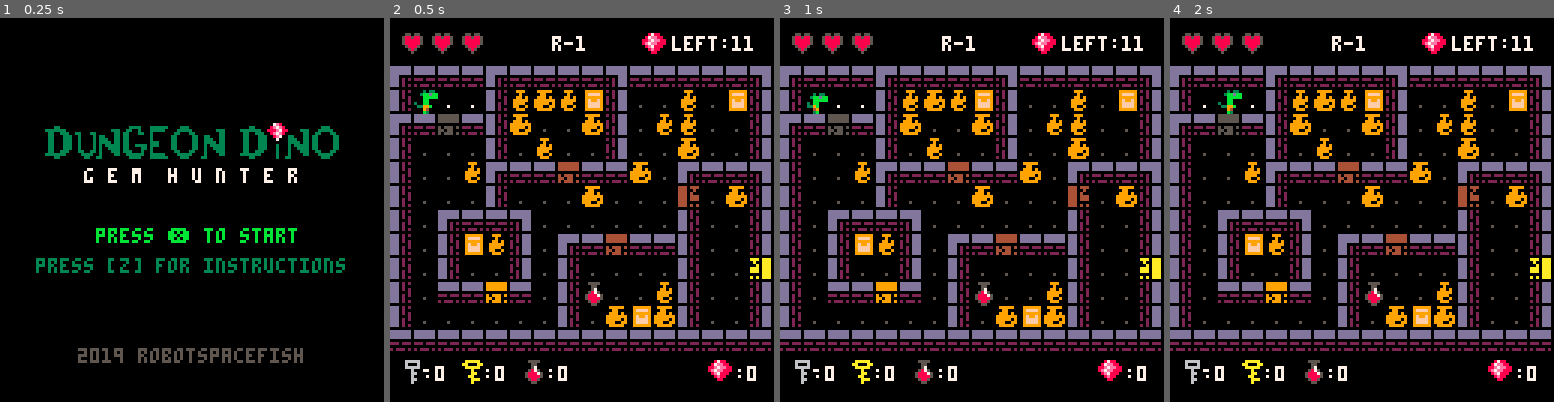
Above: before the commit, frames 1-4 (left to right).
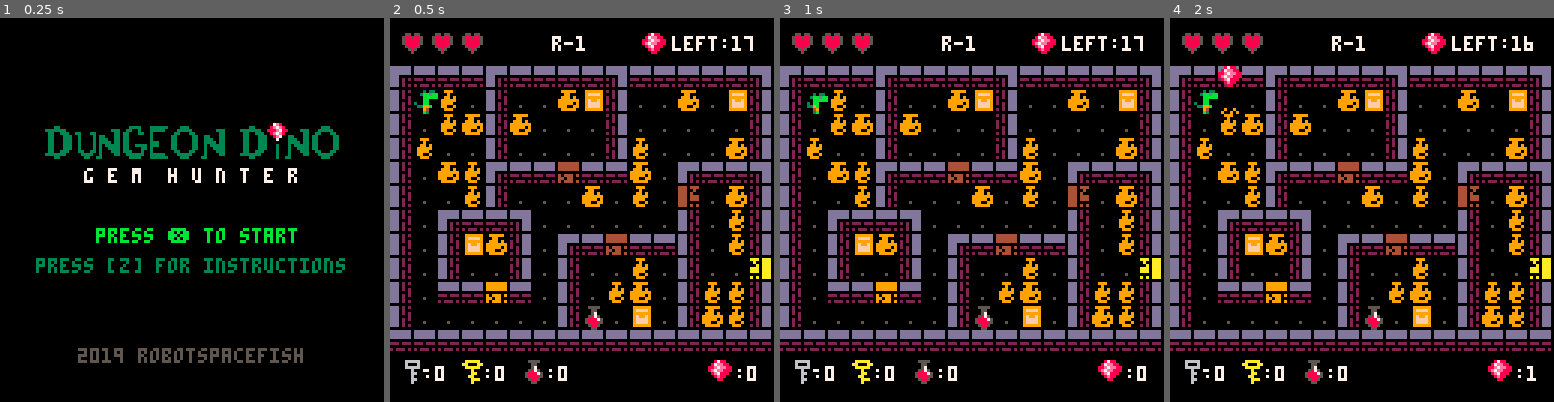
Above: after the commit, the same moments.

Repository: robotspacefish/dungeon_dino
Game: PICO-8 cartridge dungeon_dino.p8
Two runs of this game, one before a commit and one after it. Both use one fixed random seed, a clock stepped at 60 frames per second and the inputs below.
Inputs:
- Up to frame 1 (0.25 s): no input
- Up to frame 2 (0.5 s): tap X (X key) at 0.33 s
- Up to frame 3 (1 s): tap O (Z key) at 0.7 s
- Up to frame 4 (2 s): tap X (X key) at 1.07, 1.85 s; hold Right from 1.6 s (still down); tap O (Z key) at 1.7 s

Frame 1 is identical in both runs. In frame 2, 5.8% of the frame differs, in the area x 2-95%, y 4-82%; in frame 3, 5.8%; in frame 4, 6.3%, in the area x 2-96%, y 4-94%.

Commit message:
remove crumbled doors

Diff:
--- a/dungeon_dino.p8
+++ b/dungeon_dino.p8
@@ -368,15 +368,16 @@
 			can_walk=has_flag(mget(nx,ny),0)
 			if can_walk then
 				local next_tile=mget(nx,ny)
-					--crumble entrance door
-				if last_tile==220 and (next_tile==no_vase_flr_tile_spr or next_tile==sm_vase_spr[4]) then --todo better method than this
-					mset(self.x,self.y,219)
-					last_tile=nil
-				end
 				sfx(11)
 				obstacle_counter=0
 				self.x=nx
 				self.y=ny
+
+				if mget(self.x,self.y) == heal_spr then
+					player:heal(true)
+					mset(self.x,self.y,floor_spr[1])
+						-- del(game_objects, obj)
+				end
 			end -- if can_walk
 
 			if current_room.gems_collected==current_room.min_gems_needed then self.master_key=1 end
@@ -939,18 +940,18 @@
 __map__
 0000000000000000000000000000000009090000000000000000000000000000000000000000000000000000000000000000000000000000000000000000000000000000000000000000000000000000000000000000000000000000000000000000000000000000000000000000000000000000000000000000000000000000
 0000000000000000000000000000000009090000000000000000000000000000000000000000000000000000000000000000000000000000000000000000000000000000000000000000000000000000000000000000000000000000000000000000000000000000000000000000000000000000000000000000000000000000
-e4d3d3d3e4d3d3d3d3e3d3d3d3d3d3e3e4d3d3d3d3d3d3d3d3d3d3d3d3dfd3e3e4d3d3d3d3d3e3d3d3d3d3d3d3d3d3e3e4dbd3d3d3e4d3d3d3d3d3e3d3d3d3e3e4d3d3d3d3d3d3d3d3d3d3d3d3d3d3e3e4d3d3d3d3d3d3d3d3d3d3d3d3d3d3e30000000000000000000000000000000000000000000000000000000000000000
-d1e0e0e0d1c0c0c071d2c0c0c0c071d2d1d0d0d0d0d0d0d0d0d0d0d0d0d0d0d2d171c0c0c0d0cdd0d0d0d0d0d0d0c0d2d1d0d0d0d0d1d0d0d0d0d0ced0d0d0d2d1c0c0d0c0c0c0c0c0c0c0c0c0c0c0d2d1c0c0c0c0c0c0c0c0c0c0c0c0c0c0d20000000000000000000000000000000000000000000000000000000000000000
-e4d3dcd3d1c0c0c0c0d2c0c0c0c0c0d2d1dee3d0c0c0c0c0c0c0c0e4d3ddd3e3e4d3d3e3c0c0e4d3d3d3d3d3e3d0c0d2d1d0d0d0d0d171c1c1c1d0d2d0d0d0d2d1c0c0c0c0c0c0c0c0c0c0c0c0c0c0d2d1c0c0c0c0c0c0c0c0c0c0c0c0c0c0d20000000000000000000000000000000000000000000000000000000000000000
+e4d3d3d3e4d3d3d3d3e3d3d3d3d3d3e3e4d3d3d3d3d3d3d3d3d3d3d3d3dfd3e3e4d3d3d3d3d3e3d3d3d3d3d3d3dcd3e3e4d3d3d3d3e4d3d3d3d3d3e3d3d3d3e3e4d3d3d3d3d3d3d3d3d3d3d3d3d3d3e3e4d3d3d3d3d3d3d3d3d3d3d3d3d3d3e30000000000000000000000000000000000000000000000000000000000000000
+d1c0c0c0d1c0c0c071d2c0c0c0c071d2d1d0d0d0d0d0d0d0d0d0d0d0d0d0d0d2d171c0c0c0d0cdd0d0d0d0d0d0c0c0d2d1d0d0d0d0d1d0d0d0d0d0ced0d0d0d2d1c0c0d0c0c0c0c0c0c0c0c0c0c0c0d2d1c0c0c0c0c0c0c0c0c0c0c0c0c0c0d20000000000000000000000000000000000000000000000000000000000000000
+d1c0c0c0d1c0c0c0c0d2c0c0c0c0c0d2d1dee3d0c0c0c0c0c0c0c0e4d3ddd3e3e4d3d3e3c0c0e4d3d3d3d3d3e3d0c0d2d1d0d0d0d0d171c1c1c1d0d2d0d0d0d2d1c0c0c0c0c0c0c0c0c0c0c0c0c0c0d2d1c0c0c0c0c0c0c0c0c0c0c0c0c0c0d20000000000000000000000000000000000000000000000000000000000000000
 d1c0d0c0d1c0c0d0c0d2c0c0c0c0c0d2d1d0d2d0c0c0c0c0c0c0c0d1c0d0c0d2d1c0c0cdd0d0fed0c071c0d0cdd0c0d2d1d0d0d0d0d3d3d3dfd3d3d3d0d0d0d2d1c0c0c0c0c0c0c0c0c0c0c0c0c0c0d2d1c0c0c0c0c0c0c0c0c0c0c0c0c0c0d20000000000000000000000000000000000000000000000000000000000000000
-d1d0d0c0e4d3d3ddd3d3c0c0e4d3d3e3d171d2d0d0c0c0c0c0c0c0d1c0c0c0d2d1c0d0d2c0c0d1c0c0c0c0c0d2c071d2d1d0d0d0d0d0d0d0d0d0d0d0d0d0d0d2d1c0c0c0c0c0c0c0c0c0c0c0c0c0c0d2d1c0c0c0c0c0c0c0c0c0c0c0c0c0c0cf0000000000000000000000000000000000000000000000000000000000000000
-d1d0d0c0d1c0d0d0c0c0c0d0fdd0c0d2d1c3e2e4ddd3d3e4d3d3d3d1c0c0c0d2e4d3dee3c0c0e4d3d3d3d3d3d3d3d3e3d1d0d0d0d0d0d0d0d0d0d0d0d0d0d0d2d1c0c0c0c0c0c0c0c0c0c0c0c0c0c0d2d1d0c0c0c0c0c0c0c0c0c0c0c0c0c0d20000000000000000000000000000000000000000000000000000000000000000
-d1d0e4d3d3e3d0d0d0d0d0d0d1d0c0d2d1e071d1d0c0d0fdd0c071d171d0c0d2d1c0c0d2c0d0cdd0c0c0c0c0c0c0c0d2d1d0d0d0d0d0d0d0d0d0d0d0d0d0d0d2d1c0c0c0c0c0c0c0c0c0c0c0c0c0c0d2d1c0c0c0c0c0c0c0c0c0c0c0c0c0c0d20000000000000000000000000000000000000000000000000000000000000000
-d1d0d171c0d2d0e4d3ddd3d3d1d0c0d2d1e0e0d1d0c0c0d1c0c0c0e4d3ddd3e3d171d0d2c0c0d3d3d3d3d3e3c0c0c0d2d1d0d0d0d0d0d0d0d0d0d0d0d0d0d0d2ffc0c0c0c0c0c0c0c0c0c0c0c0c0c0d2d1c0c0c0c0c0c0c0c0c0c0c0c0c0c0d20000000000000000000000000000000000000000000000000000000000000000
-d1d0d1c0d0d2d0d1c0d0c0c0d1d0d0cfd1e0e0d1d0c071d1c0c0d0fdd0d0c0d2e4d3dce3c0c0c0c0c0c071d2c0c0c0d2d1d0d0d0d0d0d0d0d0d0d0d0d0d0d0d2d1c0c0c0c0c0c0c0c0c0c0c0c0c0c0d2d1c0c0c0c0c0c0c0c0c0c0c0c0c0c0d20000000000000000000000000000000000000000000000000000000000000000
-d1d0d3d3ded3d0d1c0c0c0c0d1c0c0d2e4dcd3d3ded3d3d3d3d3d3d3c0c0c0d2d1e0e0d2d3d3d3d3d3d3d3d3c0c0c0d2d1c0c0c0c0c0c0d0d0d0c0c0c0c0c0d2d1c0c0c0c0c0c0c0c0c0c0c0c0c0c0d2d1c0c0c0c0c0c0c0c0c0c0c0c0c0c0d20000000000000000000000000000000000000000000000000000000000000000
-d1d0d0d0d0d0d0d1c0c071c0d1c0c0d2d1d0d0d0d0d0d0d0d0d0d0d0c0c0c0d2d1e0e0d271c0c0c0c0c0c0c0c0c0c0d2d1c0c0c0c0c0c0c0c0c0c0c0c0c0c0d2d1c0c0c0c0c0c0c0c0c0c0c0c0c0c0d2d1c0c0c0c0c0c0c0c0c0c0c0c0c0c0d20000000000000000000000000000000000000000000000000000000000000000
-d3d3d3d3d3d3d3d3d3d3d3d3d3d3d3d3d3d3d3d3d3d3d3d3d3d3d3d3d3d3d3d3d3d3d3d3d3d3d3d3d3d3d3dfd3d3d3d3d3d3d3d3d3d3d3d3d3d3d3d3d3d3d3d3d3d3d3d3d3d3d3d3d3d3d3d3d3d3d3d3d3d3d3d3d3d3d3d3d3d3d3d3d3d3d3d30000000000000000000000000000000000000000000000000000000000000000
+d1c0c0c0e4d3d3ddd3d3c0c0e4d3d3e3d171d2d0d0c0c0c0c0c0c0d1c0c0c0d2d1c0d0d2c0c0d1c0c0c0c0c0d2c071d2d1d0d0d0d0d0d0d0d0d0d0d0d0d0d0d2d1c0c0c0c0c0c0c0c0c0c0c0c0c0c0d2d1c0c0c0c0c0c0c0c0c0c0c0c0c0c0cf0000000000000000000000000000000000000000000000000000000000000000
+d1c0c0c0d1c0d0d0c0c0c0d0fdd0c0d2d1c3e2e4ddd3d3e4d3d3d3d1c0c0c0d2e4d3dee3c0c0e4d3d3d3d3d3d3d3d3e3d1d0d0d0d0d0d0d0d0d0d0d0d0d0d0d2d1c0c0c0c0c0c0c0c0c0c0c0c0c0c0d2d1d0c0c0c0c0c0c0c0c0c0c0c0c0c0d20000000000000000000000000000000000000000000000000000000000000000
+d1d0e4d3d3e3d0d0d0d0d0d0d1d0c0d2d1c071d1d0c0d0fdd0c071d171d0c0d2d1c0d0d2c0d0cdd0c0c0c0c0c0c0c0d2d1d0d0d0d0d0d0d0d0d0d0d0d0d0d0d2d1c0c0c0c0c0c0c0c0c0c0c0c0c0c0d2d1c0c0c0c0c0c0c0c0c0c0c0c0c0c0d20000000000000000000000000000000000000000000000000000000000000000
+d1d0d171c0d2d0e4d3ddd3d3d1d0c0d2d1c0c0d1d0c0c0d1c0c0c0e4d3ddd3e3d171d0d2c0c0d3d3d3d3d3e3c0c0c0d2d1d0d0d0d0d0d0d0d0d0d0d0d0d0d0d2ffc0c0c0c0c0c0c0c0c0c0c0c0c0c0d2d1c0c0c0c0c0c0c0c0c0c0c0c0c0c0d20000000000000000000000000000000000000000000000000000000000000000
+d1d0d1c0d0d2d0d1c0d0c0c0d1d0d0cffcd0c0d1d0c071d1c0c0d0fdd0d0c0d2e4d3dde3c0c0c0c0c0c071d2c0c0c0d2d1d0d0d0d0d0d0d0d0d0d0d0d0d0d0d2d1c0c0c0c0c0c0c0c0c0c0c0c0c0c0d2d1c0c0c0c0c0c0c0c0c0c0c0c0c0c0d20000000000000000000000000000000000000000000000000000000000000000
+d1d0d3d3ded3d0d1c0c0c0c0d1c0c0d2e4ded3d3ded3d3d3d3d3d3d3c0c0c0d2d1c0d0d2d3d3d3d3d3d3d3d3c0c0c0d2d1c0c0c0c0c0c0d0d0d0c0c0c0c0c0d2d1c0c0c0c0c0c0c0c0c0c0c0c0c0c0d2d1c0c0c0c0c0c0c0c0c0c0c0c0c0c0d20000000000000000000000000000000000000000000000000000000000000000
+d1d0d0d0d0d0d0d1c0c071c0d1c0c0d2d1d0d0d0d0d0d0d0d0d0d0d0c0c0c0d2d171c0d0d0d0d0d0d0d0c0c0c0c0c0d2d1c0c0c0c0c0c0c0c0c0c0c0c0c0c0d2d1c0c0c0c0c0c0c0c0c0c0c0c0c0c0d2d1c0c0c0c0c0c0c0c0c0c0c0c0c0c0d20000000000000000000000000000000000000000000000000000000000000000
+d3d3d3d3d3d3d3d3d3d3d3d3d3d3d3d3d3d3d3d3d3d3d3d3d3d3d3d3d3d3d3d3d3d3d3d3d3d3d3d3d3d3d3dfd3d3d3d3d3d3d3d3d3d3d3d3d3d3d3dcd3d3d3d3d3d3d3d3d3d3d3d3d3d3d3d3d3d3d3d3d3d3d3d3d3d3d3d3d3d3d3d3d3d3d3d30000000000000000000000000000000000000000000000000000000000000000
 09e0090909090909090909090909090900000000000000000000000000000000000000000000000000000000000000c9000000000000000000000000000000000000c900000000000000000000000000000000000000000000000000000000000000000000000000000000000000000000000000000000000000000000000000
 0000000000000000000000000000000000000000000000000000000000000000c9c9c9c9c9c9c9c9c9c9c9c9c9c9c9c9c9c9000000000000000000000000000000000000000000000000000000000000000000000000000000000000000000000000000000000000000000000000000000000000000000000000000000000000
 0000000000000000000000000000000000000000000000000000000000000000000000000000000000000000000000000000000000000000000000000000000000000000000000000000000000000000000000000000000000000000000000000000000000000000000000000000000000000000000000000000000000000000
